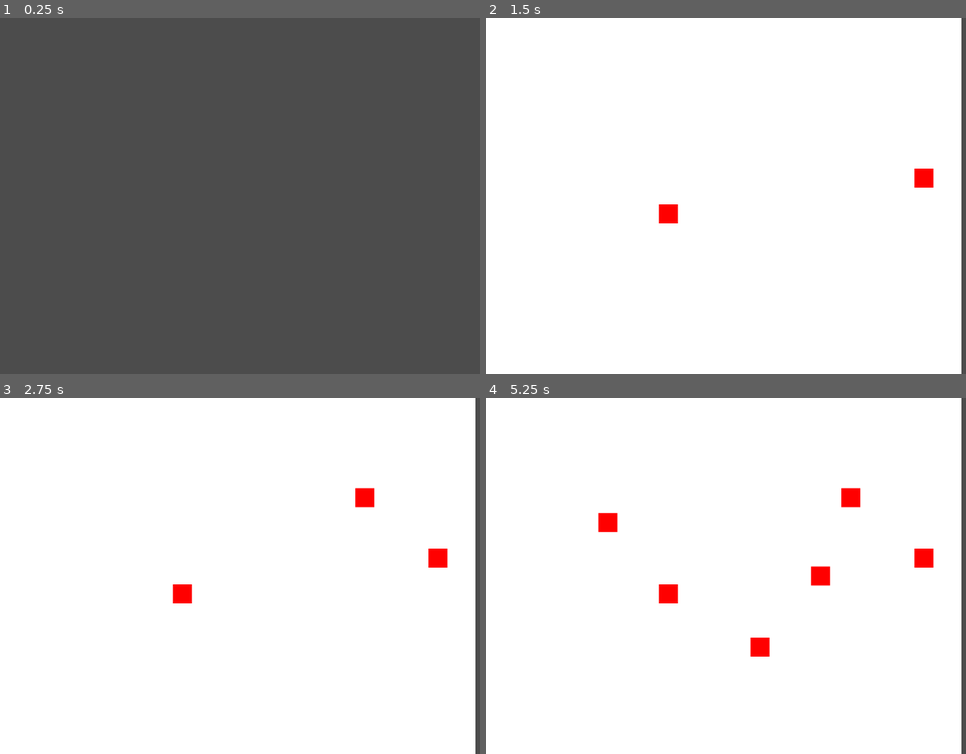
Above: before the commit, frames 1-4 (two rows, left to right).
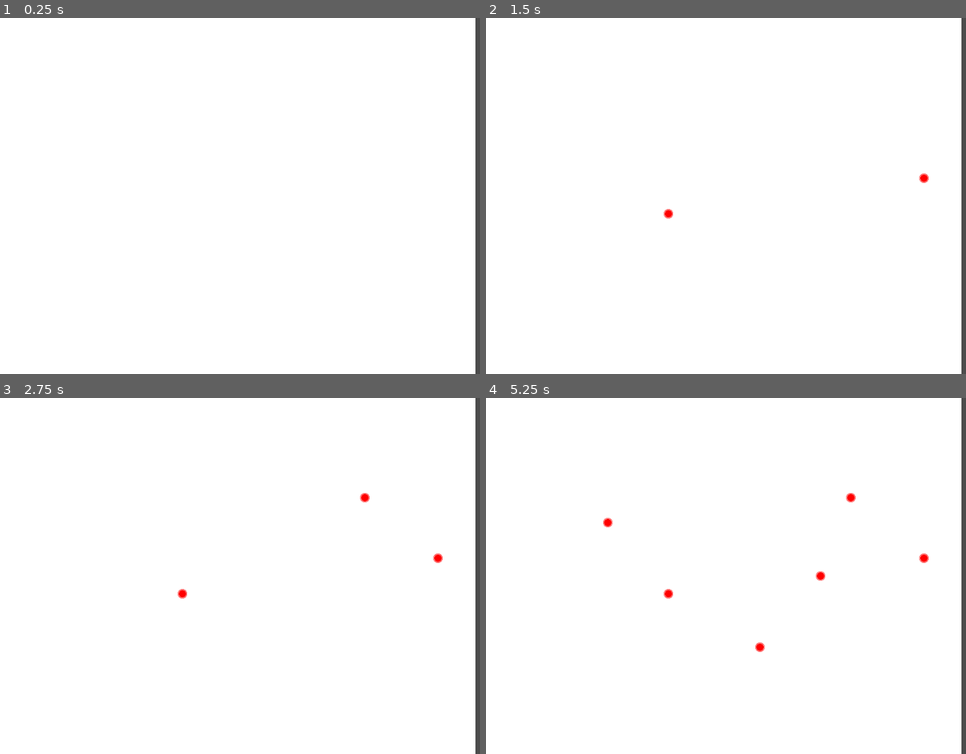
Above: after the commit, the same moments.

Repository: 98teg/TeggysMapMaker
Game: Godot game, scene res://MainWindow.tscn
Two runs of this game, one before a commit and one after it. Both use one fixed random seed, a clock stepped at 60 frames per second and the inputs below.
Inputs (mouse positions are in pixels of both pictures, inside the frame that each line leads up to):
- Up to frame 1 (0.25 s): no input
- Up to frame 2 (1.5 s): tap Enter at 0.5 s; move the mouse to (922, 178) at 0.52 s; click (922, 178) at 0.67 s; tap Space at 1.25 s; move the mouse to (668, 213) at 1.27 s; click (668, 213) at 1.42 s
- Up to frame 3 (2.75 s): tap Enter at 2 s; move the mouse to (364, 497) at 2.02 s; click (364, 497) at 2.17 s
- Up to frame 4 (5.25 s): tap Space at 2.75, 4.25 s; move the mouse to (759, 647) at 2.77 s; click (759, 647) at 2.92 s; tap Enter at 3.5 s; move the mouse to (outside the picture) at 3.52 s; click (outside the picture) at 3.67 s; move the mouse to (606, 522) at 4.27 s; click (606, 522) at 4.42 s; move the mouse to (822, 576) at 5.02 s; click (822, 576) at 5.17 s

The runs differ from the first frame. In frame 1, 99% of the frame differs, in the area x 0-100%, y 0-100%; in frame 2, 0.4%; in frame 3, 0.6%; in frame 4, 1.2%.

Commit message:
Implementing brushes

Diff:
--- a/Drawing.gd
+++ b/Drawing.gd
@@ -1,90 +1,128 @@
 extends Control
 
-var pixels = 800
-var _previous_point = null
+var _pixels = 800
+
+var _previous_point = Vector2()
 var _image = Image.new()
-var _texture = ImageTexture.new()
-var drawing = false
+var _stroke = Image.new()
+var _brush = Image.new()
+var _color = Color.red
+
+var _image_tex = ImageTexture.new()
+var _stroke_tex = ImageTexture.new()
+
+var _brush_width
+var _brush_height
+
+var _drawing_stroke = false
 
 func _ready():
-    _image.create(pixels, pixels, false, Image.FORMAT_RGBA8)
-    _texture.create_from_image(_image)
+    _image.create(_pixels, _pixels, false, Image.FORMAT_RGBA8)
+    _image.fill(Color.white)
 
-    _image.fill(Color(1, 1, 1))
+    _image_tex.create_from_image(_image)
+
+    _stroke.create(_pixels, _pixels, false, Image.FORMAT_RGBA8)
+    _stroke.fill(Color.transparent)
+
+    _stroke_tex.create_from_image(_stroke)
+
+    create_brush("./brush.png")
 
 func _draw():
-    draw_texture(_texture, Vector2())
+    draw_texture(_image_tex, Vector2.ZERO)
+    draw_texture(_stroke_tex, Vector2.ZERO)
 
 func _input(event):
     if event is InputEventMouseButton:
-        var pos = event.position
-
         if event.get_button_index() == BUTTON_LEFT:
             if event.is_pressed():
-                draw_on_image(event.position)
-                drawing = true
+                start_stroke(event.position)
+                draw_stroke(event.position)
             else:
-                _previous_point = null
-                drawing = false
+                end_stroke()
     elif event is InputEventMouseMotion:
-        if drawing:
-            draw_on_image(event.position)
+        if _drawing_stroke:
+            draw_stroke(event.position)
 
+func create_brush(path : String):
+    _brush.load(path)
+    _brush.lock()
 
-func draw_on_image(_current_point : Vector2):
-    var size = 16
+    _brush_width = _brush.get_size().x
+    _brush_height = _brush.get_size().y
 
-    if _previous_point == null:
-        _previous_point = _current_point
+func start_stroke(pos : Vector2):
+    _stroke.lock()
+    draw_stroke_point(pos)
 
+    _previous_point = pos
+    _drawing_stroke = true
+
+func draw_stroke(_current_point : Vector2):
     var x_diff = _current_point.x - _previous_point.x
     var y_diff = _current_point.y - _previous_point.y
 
     if x_diff == 0 && y_diff == 0:
-        _image.lock()
-        for i in range(_current_point.x - size, _current_point.x + size):
-            for j in range(_current_point.y - size, _current_point.y + size):
-                _image.set_pixel(i, j, Color(1, 0, 0))
-        _image.unlock()
+        draw_stroke_point(_current_point)
 
     elif abs(x_diff) > abs(y_diff):
         var a = y_diff / float(x_diff)
         var b = - a*_previous_point.x + _previous_point.y
 
-        var step
-        if _previous_point.x < _current_point.x:
-            step = 1
-        else:
-            step = -1
+        var step = 1 if _previous_point.x < _current_point.x else -1
 
         for x in range(_previous_point.x, _current_point.x, step):
-            var pos = Vector2(x, round(a*x + b))
-
-            _image.lock()
-            for i in range(pos.x - size, pos.x + size):
-                for j in range(pos.y - size, pos.y + size):
-                    _image.set_pixel(i, j, Color(1, 0, 0))
-            _image.unlock()
+            draw_stroke_point(Vector2(x, round(a*x + b)))
 
     else:
-        var a = x_diff / y_diff
+        var a = x_diff / float(y_diff)
         var b = - a*_previous_point.y + _previous_point.x
 
-        var step
-        if _previous_point.y < _current_point.y:
-            step = 1
-        else:
-            step = -1
+        var step = 1 if _previous_point.y < _current_point.y else -1
 
         for y in range(_previous_point.y, _current_point.y, step):
-            var pos = Vector2(round(a*y + b), y)
-
-            _image.lock()
-            for i in range(pos.x - size, pos.x + size):
-                for j in range(pos.y - size, pos.y + size):
-                    _image.set_pixel(i, j, Color(1, 0, 0))
-            _image.unlock()
+            draw_stroke_point(Vector2(round(a*y + b), y))
 
     _previous_point = _current_point
-    _texture.set_data(_image)
+    update_stroke()
     update()
+
+func draw_stroke_point(_pos : Vector2):
+    var init_x = _pos.x - _brush_width / 2
+    var init_y = _pos.y - _brush_height / 2
+
+    var end_x = init_x + _brush_width
+    var end_y = init_y + _brush_height
+
+    init_x = init_x if not init_x < 0 else 0
+    init_y = init_y if not init_y < 0 else 0
+
+    end_x = end_x if not end_x >= _pixels else _pixels - 1
+    end_y = end_y if not end_y >= _pixels else _pixels - 1
+
+    for x in range(init_x, end_x):
+        for y in range(init_y, end_y):
+            var dst_alpha = _stroke.get_pixel(x, y).a
+            var src_alpha = _brush.get_pixel(x - init_x, y - init_y).a
+
+            var color = _color
+            color.a = dst_alpha if dst_alpha > src_alpha else src_alpha
+
+            _stroke.set_pixel(x, y, color)
+
+func end_stroke():
+    _image.blend_rect(_stroke, Rect2(Vector2.ZERO,_stroke.get_size()), Vector2.ZERO)
+    update_image()
+    _stroke.fill(Color.transparent)
+    update_stroke()
+
+    update()
+
+    _drawing_stroke = false
+
+func update_image():
+    _image_tex.set_data(_image)
+
+func update_stroke():
+    _stroke_tex.set_data(_stroke)
Binary file added: brush.png
Not shown, changed: .gitignore
